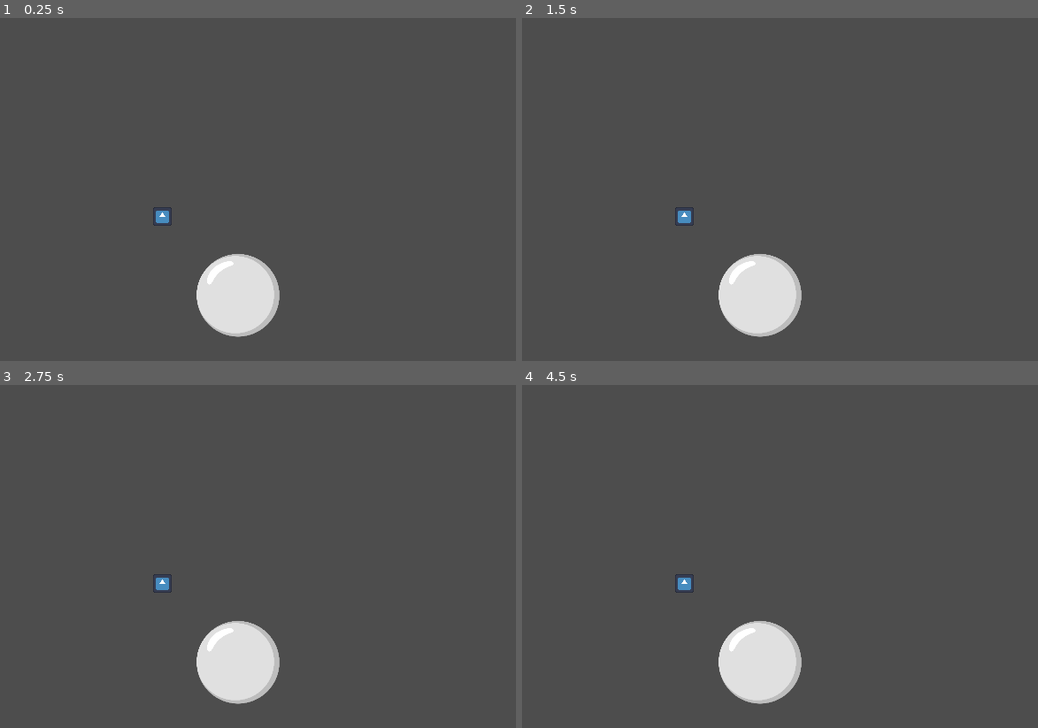
Above: before the commit, frames 1-4 (two rows, left to right).
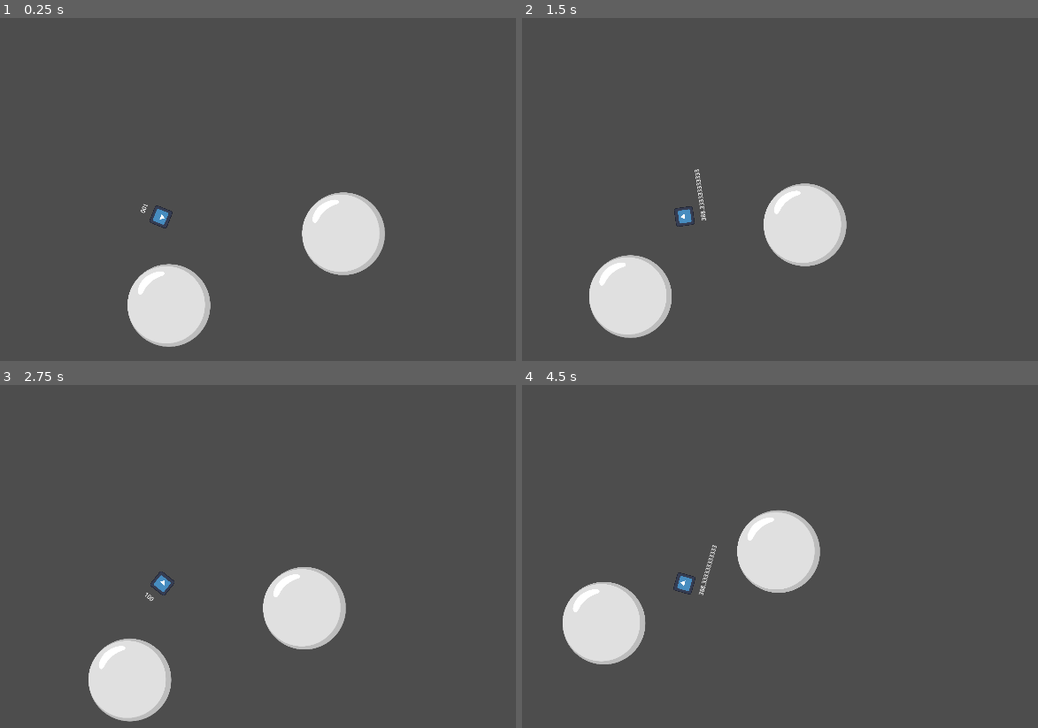
Above: after the commit, the same moments.

Repository: SirLich/dash-splash
Game: Godot game, scene res://game.tscn
Two runs of this game, one before a commit and one after it. Both use one fixed random seed, a clock stepped at 60 frames per second and the inputs below. The engine's default icon, where the game draws it, is replaced by a stand-in: a white triangle on a blue panel in a dark square.
Inputs (mouse positions are in pixels of both pictures, inside the frame that each line leads up to):
- Up to frame 1 (0.25 s): no input
- Up to frame 2 (1.5 s): tap Enter (ui_accept) at 0.5, 0.77 s; move the mouse to (841, 196) at 0.52 s; press the mouse at (841, 196) at 0.53 s; hold D 0.53-1.28 s; move the mouse to (542, 237) at 1.27 s; release the mouse at (542, 237) at 1.28 s; hold S from 1.28 s (still down); click (542, 237) at 1.35 s
- Up to frame 3 (2.75 s): tap Enter (ui_accept) at 1.52 s; move the mouse to (232, 494) at 2.02 s; release S at 2.03 s; hold D from 2.03 s (still down); hold F from 2.03 s (still down); click (232, 494) at 2.3 s
- Up to frame 4 (4.5 s): move the mouse to (651, 662) at 2.77 s; release D at 2.78 s; release F at 2.78 s; hold W 2.78-3.53 s; tap Q at 2.85 s; tap Enter (ui_accept) at 3.02, 3.77 s; click (651, 662) at 3.05 s; move the mouse to (898, 642) at 3.52 s; press the mouse at (898, 642) at 3.53 s; hold A from 3.53 s (still down); tap Space at 3.6 s; move the mouse to (outside the picture) at 4.27 s; release the mouse at (outside the picture) at 4.28 s; click (outside the picture) at 4.35 s

The runs differ from the first frame. In frame 1, 8.9% of the frame differs, in the area x 24-75%, y 50-96%; in frame 2, 9.3%; in frame 3, 9.3%; in frame 4, 9.3%, in the area x 7-58%, y 36-94%.

Commit message:
Add initial movement code

Diff:
--- a/actors/player/player.gd
+++ b/actors/player/player.gd
@@ -3,19 +3,50 @@
 @export var speed_increase = 200
 @export var turn_speed = 5.0
 @export var max_velocity = 200
-@export var gravity = 9.8
+@export var gravity = 450.8
 
-@export var base_speed = 20
-@export var acceleration = 20
+@export var speed = 150
+@export var acceleration = 500
+@export var rotation_speed = 20.0
+@export var friction = 900
+@export var min_speed = 100
+@export var max_speed = 2000
+@export var air_velocity = Vector2()
 
 var is_in_bubble = true
 var velocity = Vector2()
 
+
 func _process(delta):
 	slither_movement(delta)
 
+func is_boosting():
+	return Input.is_action_pressed("boost")
+
 func slither_movement(delta):
-	pass
+	if is_in_bubble:
+		# Rotation
+		var desired_rotation = global_position.angle_to_point(get_global_mouse_position()) + PI/2.0
+		global_rotation = rotate_toward(global_rotation, desired_rotation, delta * rotation_speed)
+
+		# Apply Friction and Acceleration
+		if is_boosting():
+			speed += acceleration * delta
+		else:
+			speed -= friction * delta
+
+		speed = clamp(speed, min_speed, max_speed)
+
+		# Update Transform
+		air_velocity = -global_transform.y * speed
+		global_position += -global_transform.y * speed * delta
+
+		$Label.text = str(speed)
+	else:
+		global_rotation = air_velocity.normalized().angle() + 90
+		air_velocity.y += gravity * delta
+		global_position += air_velocity * delta
+
 
 func velocity_movement(delta):
 	if is_in_bubble:
--- a/game.tscn
+++ b/game.tscn
@@ -8,4 +8,8 @@
 [node name="Bubble" parent="." instance=ExtResource("2_d3yyg")]
 position = Vector2(205, 214)
 
+[node name="Bubble2" parent="." instance=ExtResource("2_d3yyg")]
+position = Vector2(679, 19)
+
 [node name="Player" parent="." instance=ExtResource("1_cvtyn")]
+position = Vector2(189, -28)
--- a/project.godot
+++ b/project.godot
@@ -10,7 +10,7 @@
 
 [application]
 
-config/name="New Game Project"
+config/name="DashSplash"
 run/main_scene="res://game.tscn"
 config/features=PackedStringArray("4.3", "GL Compatibility")
 config/icon="res://icon.svg"
@@ -34,6 +34,14 @@
 "res://actors/": "yellow"
 }
 
+[input]
+
+boost={
+"deadzone": 0.5,
+"events": [Object(InputEventMouseButton,"resource_local_to_scene":false,"resource_name":"","device":-1,"window_id":0,"alt_pressed":false,"shift_pressed":false,"ctrl_pressed":false,"meta_pressed":false,"button_mask":1,"position":Vector2(198, 21),"global_position":Vector2(212, 91),"factor":1.0,"button_index":1,"canceled":false,"pressed":true,"double_click":false,"script":null)
+]
+}
+
 [rendering]
 
 renderer/rendering_method="gl_compatibility"
